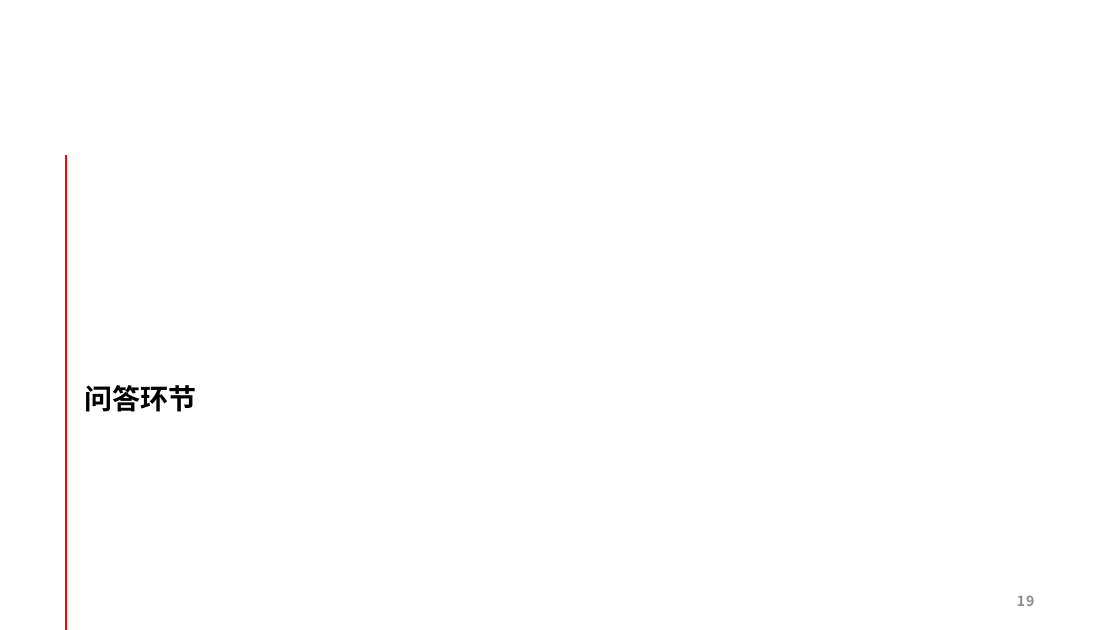
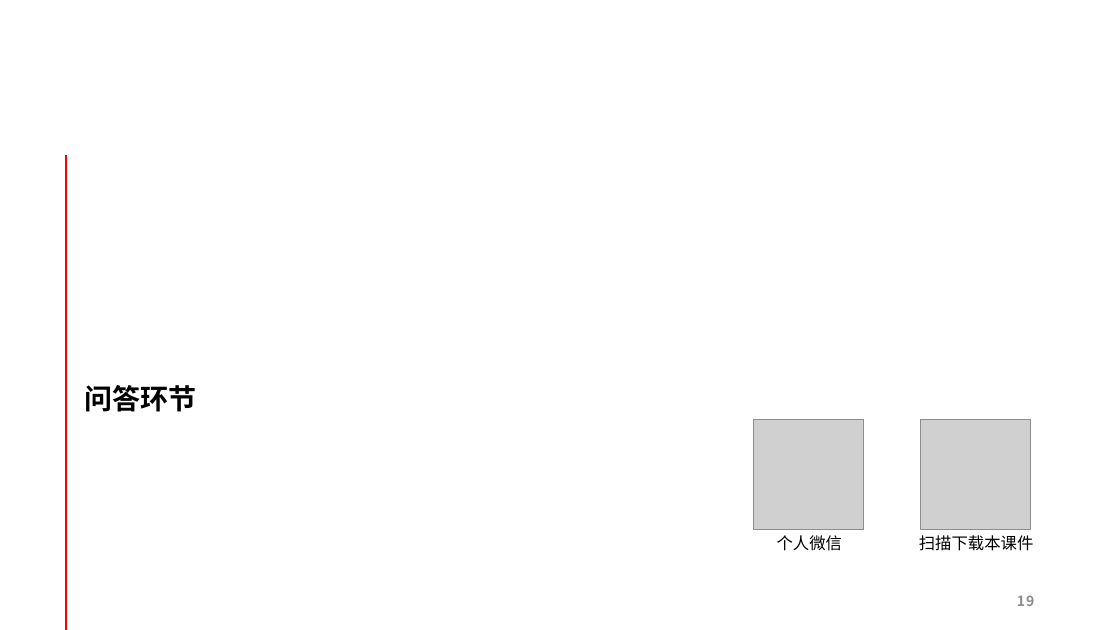
Before and after one commit to yanlinlin82/share, a slide deck: slide 19 of 颜林林-生物信息学中的信息搜索方法-20240909.pptx. Drawn at 1120x630 pixels with LibreOffice and Linux fonts; fonts in the diff are those of the drawing; grey boxes stand for pictures. Boxes give left, top, right and bottom in pixels: in the first picture for what was removed or moved away, otherwise in the second. Text is boxed around its words. In the diff, an @@ line names an element or a change of style, - is before the commit and + after.

Commit message:
Update PPT.

```diff
--- a/颜林林-生物信息学中的信息搜索方法-20240909.pptx
+++ b/颜林林-生物信息学中的信息搜索方法-20240909.pptx
@@ picture added at (754, 419, 865, 530) @@
@@ picture added at (920, 419, 1031, 530) @@
@@ text added at (777, 535, 842, 551), 14 pt, text #000000 @@
+个人微信
@@ text added at (919, 535, 1033, 551), 14 pt, text #000000 @@
+扫描下载本课件
```
